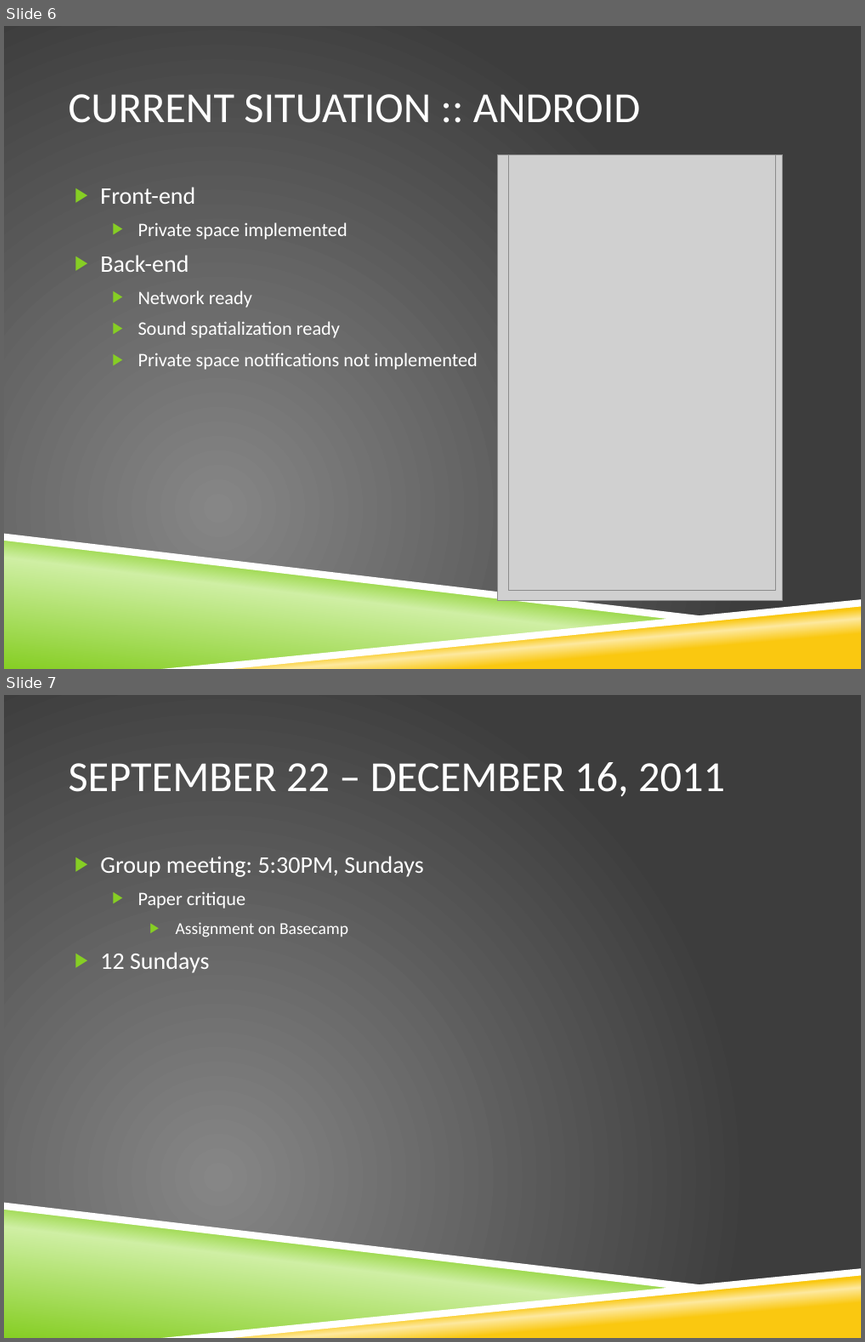
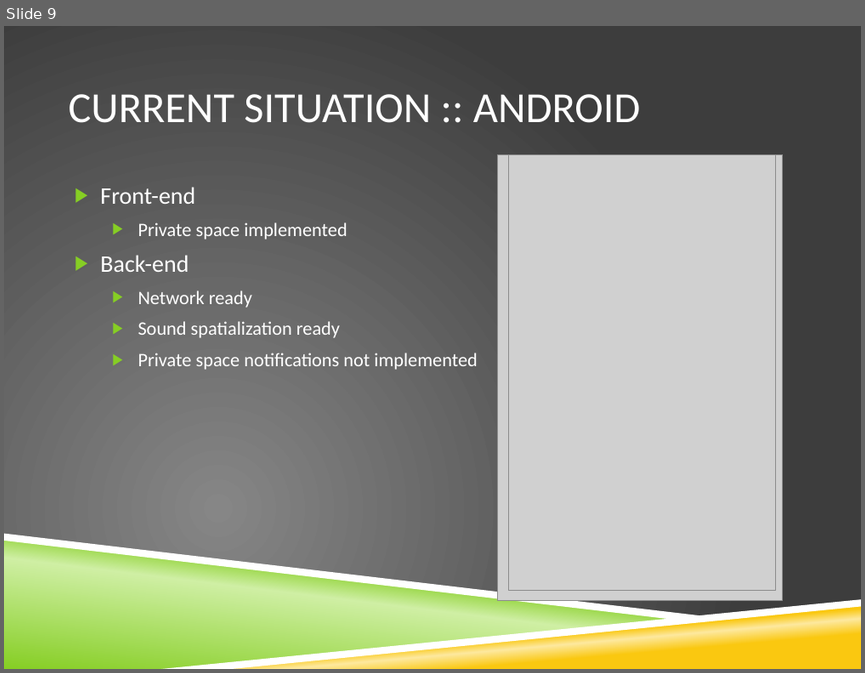
Before and after one commit to OpenComm/OpenComm-Group, a slide deck: MeetingInfo/OpenCommGroup_2011.09.22.pptx. Shown one above the other, each under a label of ours: slides 6 and 7 before the commit, slide 9 after it. The pictures are 865x1342 and 865x673 pixels, drawn with LibreOffice and Linux fonts; fonts in the diff are those of the drawing; grey boxes stand for pictures; background and template pictures are left out. Boxes give left, top, right and bottom in pixels: in the first picture for what was removed or moved away, otherwise in the second. Text is boxed around its words. In the diff, an @@ line names an element or a change of style, - is before the commit and + after.

```diff
--- a/MeetingInfo/OpenCommGroup_2011.09.22.pptx
+++ b/MeetingInfo/OpenCommGroup_2011.09.22.pptx
@@ slide 7 removed at box(4, 695, 861, 1338), background picture (left out); not listed: 4 template elements that a slide beside it also shows @@
@@ title removed at box(69, 762, 725, 796) @@
-SEPTEMBER 22 – DECEMBER 16, 2011
@@ text removed at box(100, 856, 423, 973) @@
-▶ Group meeting: 5:30PM, Sundays
-  ▶ Paper critique
-    ▶ Assignment on Basecamp
-▶ 12 Sundays
@@ what was slide 6 is now slide 9 @@
```
Also in this commit, not shown: 1 slide changed, 3 slides added, 1 other file.
